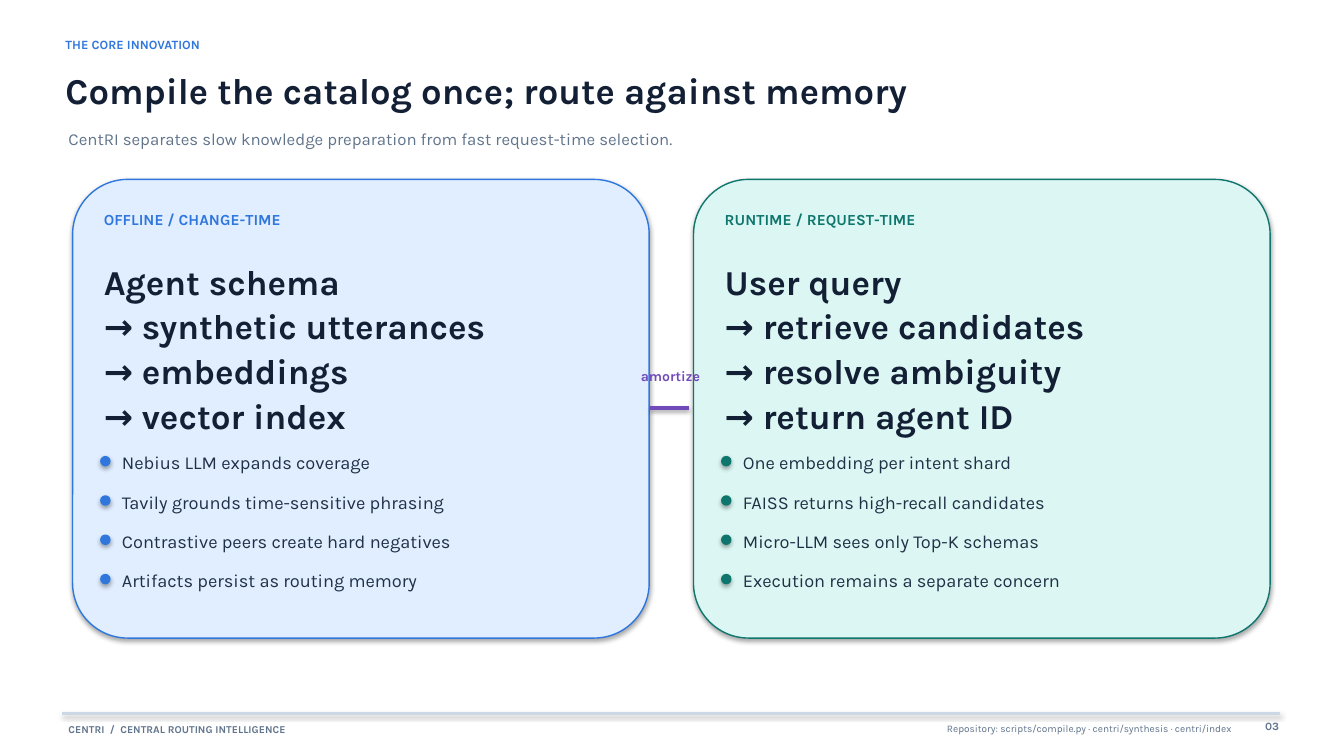
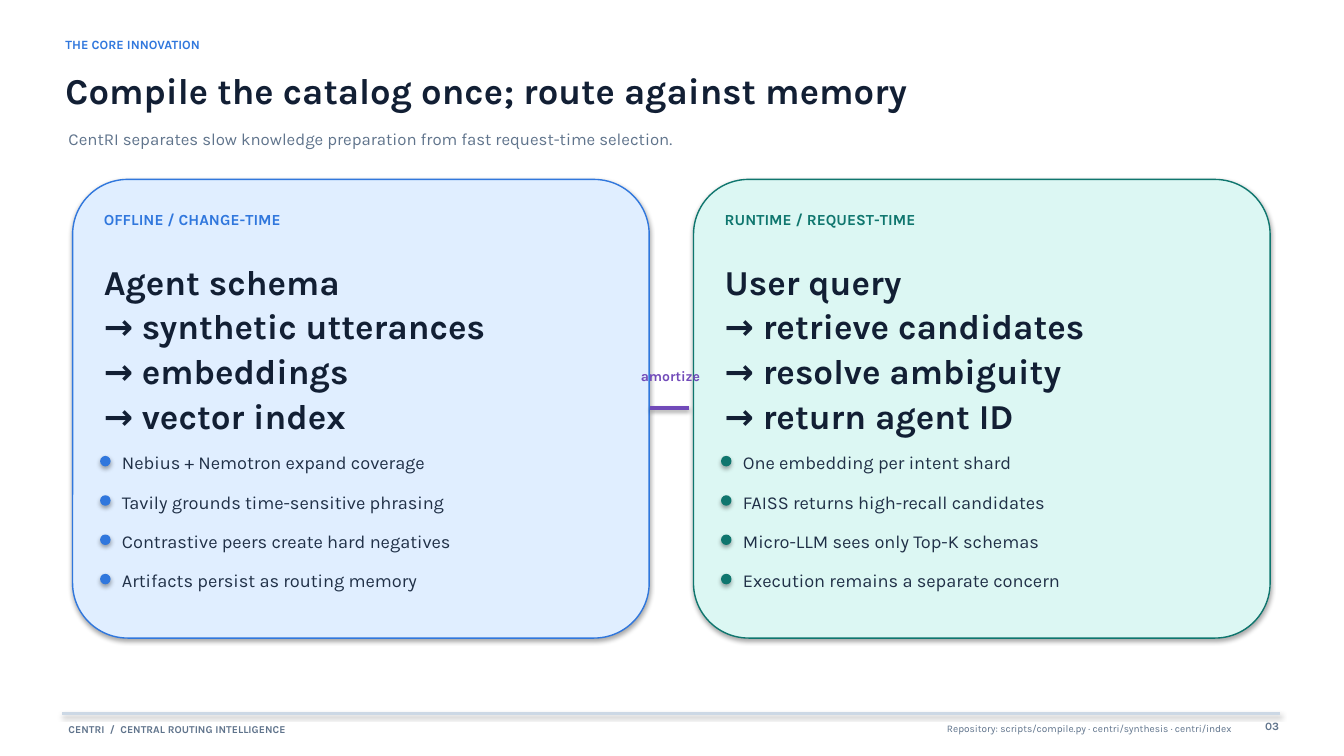
Before and after one commit to BanukaKA/CentRI, a slide deck: slide 3 of CentRI_5_minute_presentation.pptx. Drawn at 1344x756 pixels with LibreOffice and Linux fonts; fonts in the diff are those of the drawing. Boxes give left, top, right and bottom in pixels: in the first picture for what was removed or moved away, otherwise in the second. Text is boxed around its words. In the diff, an @@ line names an element or a change of style, - is before the commit and + after.

```diff
--- a/CentRI_5_minute_presentation.pptx
+++ b/CentRI_5_minute_presentation.pptx
@@ text at (122,456,425,474): text changed @@
-Nebius LLM expands coverage
+Nebius + Nemotron expand coverage
```
Also in this commit, not shown: 2 other slides changed, 16 other files.
